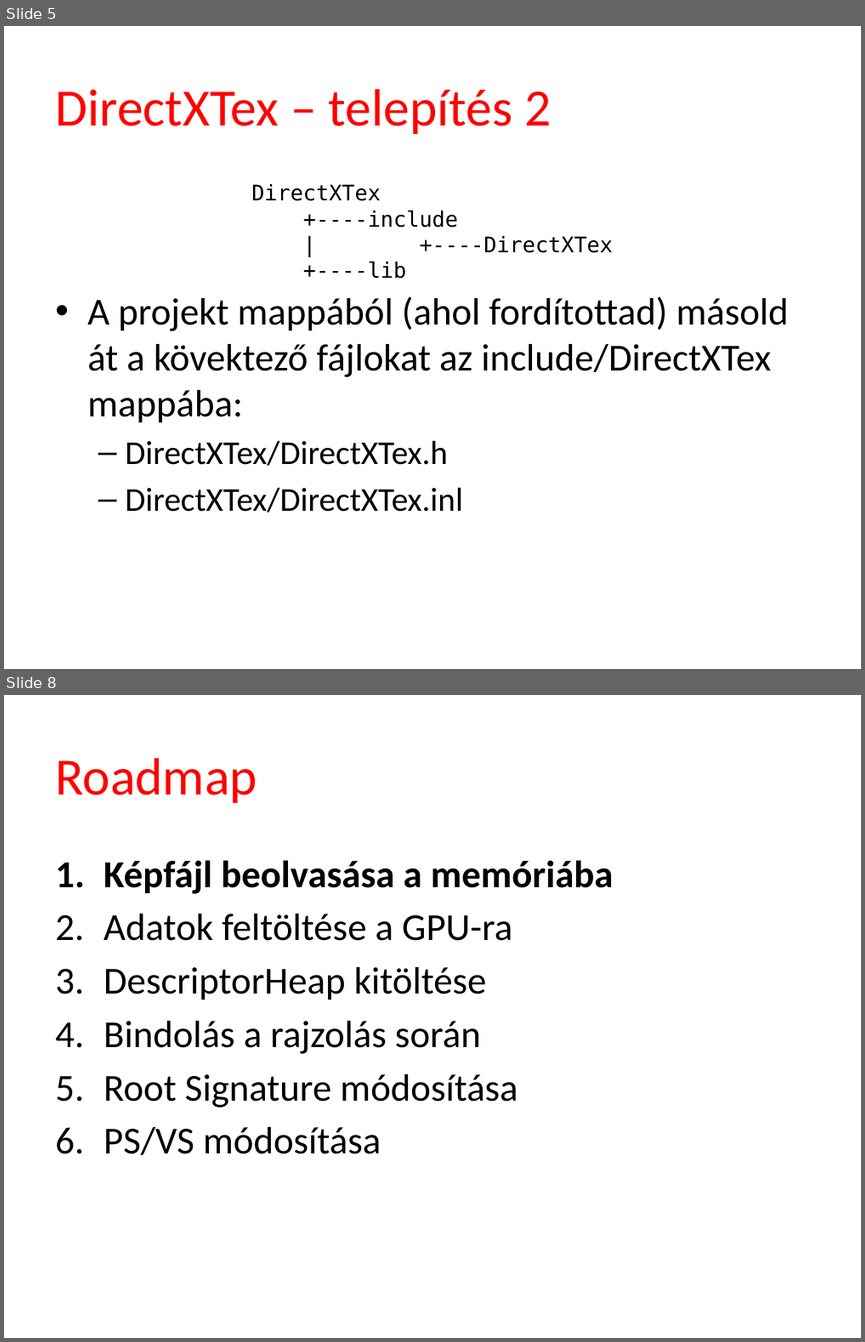
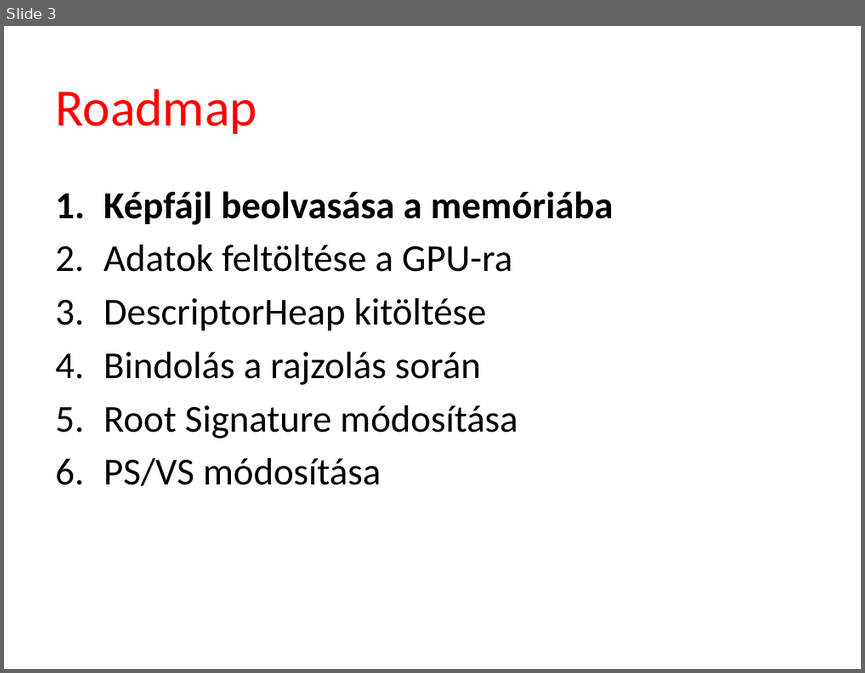
Before and after one commit to szecsi/dx12, a slide deck: Slides/ggl005-Camera.pptx. Shown one above the other, each under a label of ours: slides 5 and 8 before the commit, slide 3 after it; the slides between them are not shown. The pictures are 865x1342 and 865x673 pixels, drawn with LibreOffice and Linux fonts; fonts in the diff are those of the drawing; background and template pictures are left out. Boxes give left, top, right and bottom in pixels: in the first picture for what was removed or moved away, otherwise in the second. Text is boxed around its words. In the diff, an @@ line names an element or a change of style, - is before the commit and + after.

```diff
--- a/Slides/ggl005-Camera.pptx
+++ b/Slides/ggl005-Camera.pptx
@@ slide 5 removed at (4, 26, 861, 669), background #FFFFFF @@
@@ title removed at (55, 89, 551, 134) @@
-DirectXTex – telepítés 2
@@ text removed at (251, 184, 613, 278) @@
-DirectXTex
-+----include
-| +----DirectXTex
-+----lib
@@ text removed at (87, 296, 789, 512) @@
-• A projekt mappából (ahol fordítottad) másold át a kövektező fájlokat az include/DirectXTex mappába:
-  – DirectXTex/DirectXTex.h
-  – DirectXTex/DirectXTex.inl
@@ what was slide 8 is now slide 3 @@
```
Also in this commit, not shown: 1 slide changed, 1 slide added, 5 other slides removed, 3 other files.
